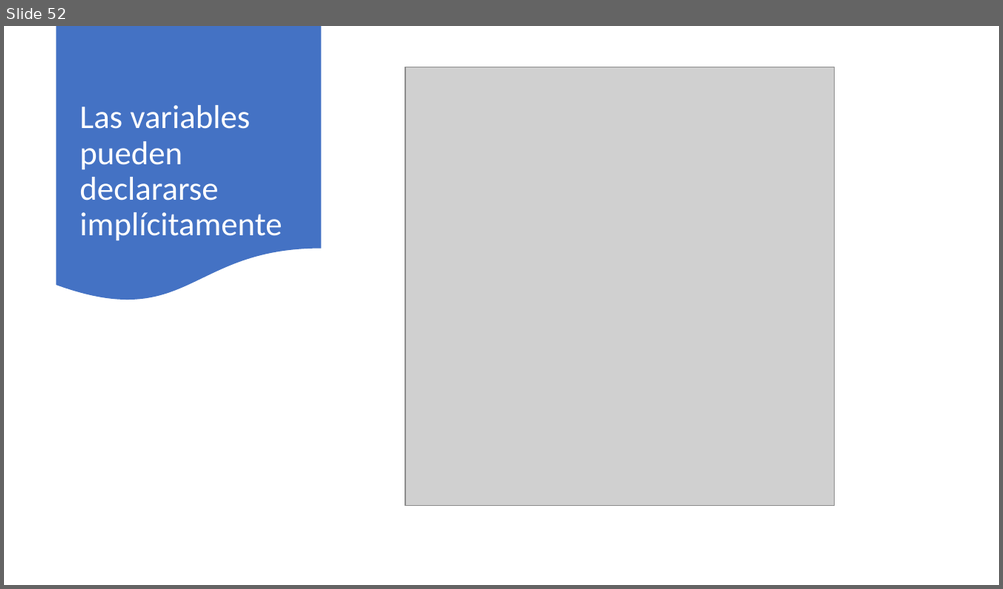
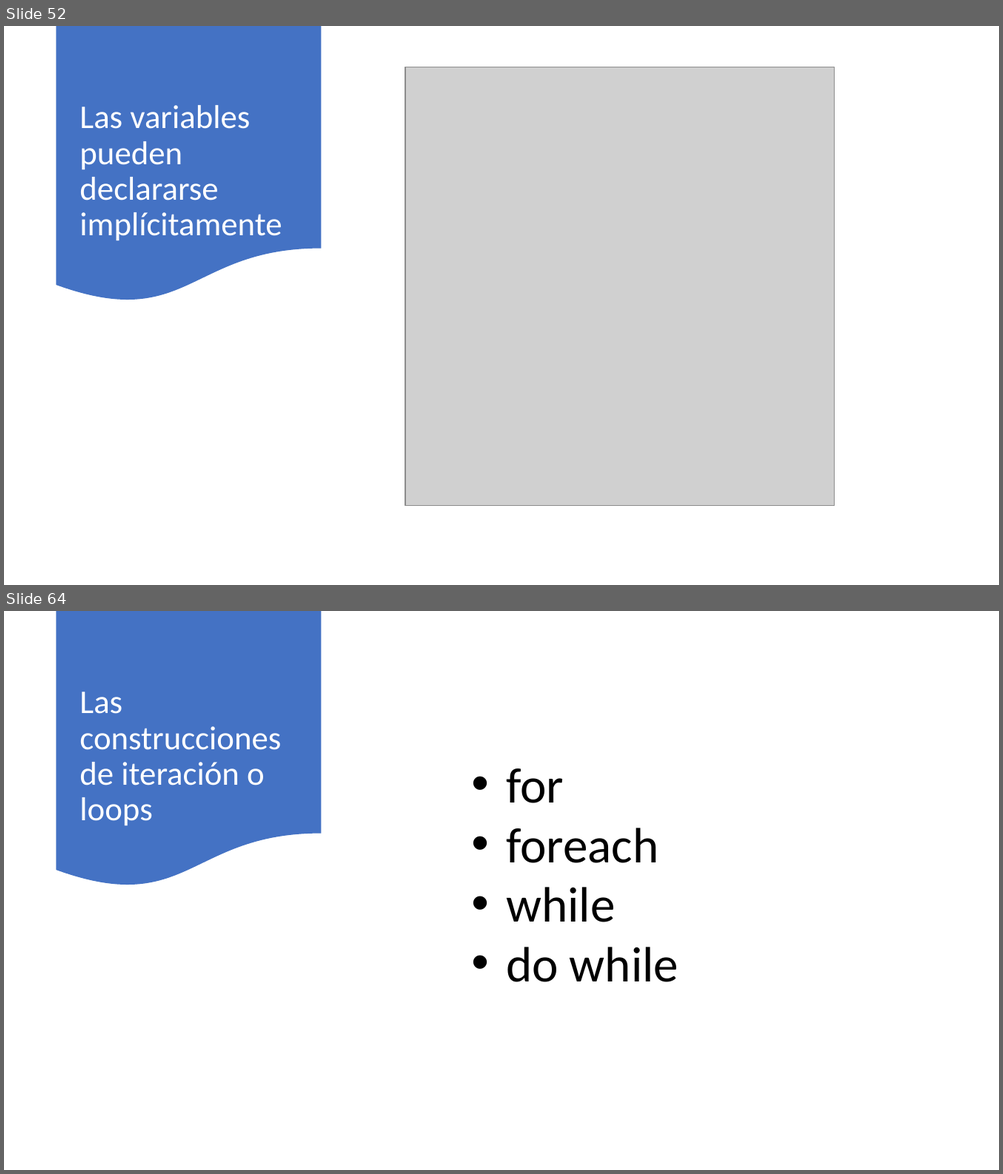
Before and after one commit to AlbertOsinaga/Curso201, a slide deck: Curso201.pptx. Shown one above the other, each under a label of ours: slide 52 before the commit, slides 52 and 64 after it; the slides between them are not shown. The pictures are 1003x589 and 1003x1174 pixels, drawn with LibreOffice and Linux fonts; fonts in the diff are those of the drawing; grey boxes stand for pictures. Boxes give left, top, right and bottom in pixels: in the first picture for what was removed or moved away, otherwise in the second. Text is boxed around its words. In the diff, an @@ line names an element or a change of style, - is before the commit and + after.

```diff
--- a/Curso201.pptx
+++ b/Curso201.pptx
@@ slide 64 added at (4, 611, 999, 1170), background #FFFFFF @@
@@ flow chart document added at (57, 611, 321, 889), fill #4472C4 @@
@@ title added at (79, 692, 281, 826), 32 pt, text #FFFFFF @@
+Las construcciones de iteración o loops
@@ text added at (506, 769, 678, 982), 48 pt, text #000000 @@
+• for
+• foreach
+• while
+• do while
```
Also in this commit, not shown: 11 other slides added, 10 other files.
